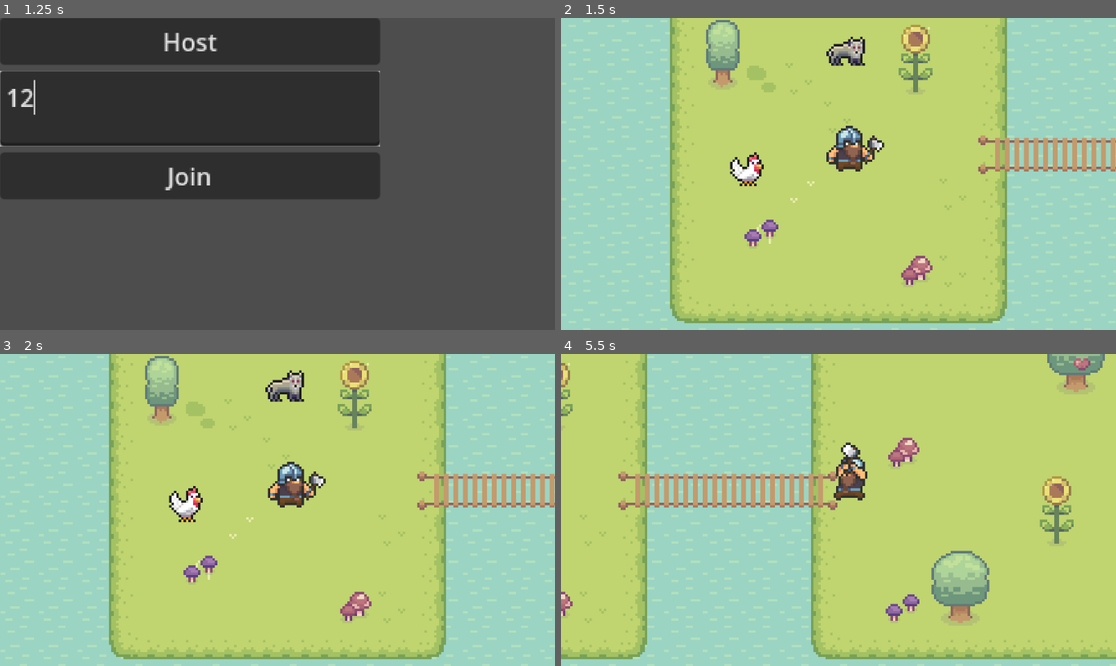
Above: before the commit, frames 1-4 (two rows, left to right).
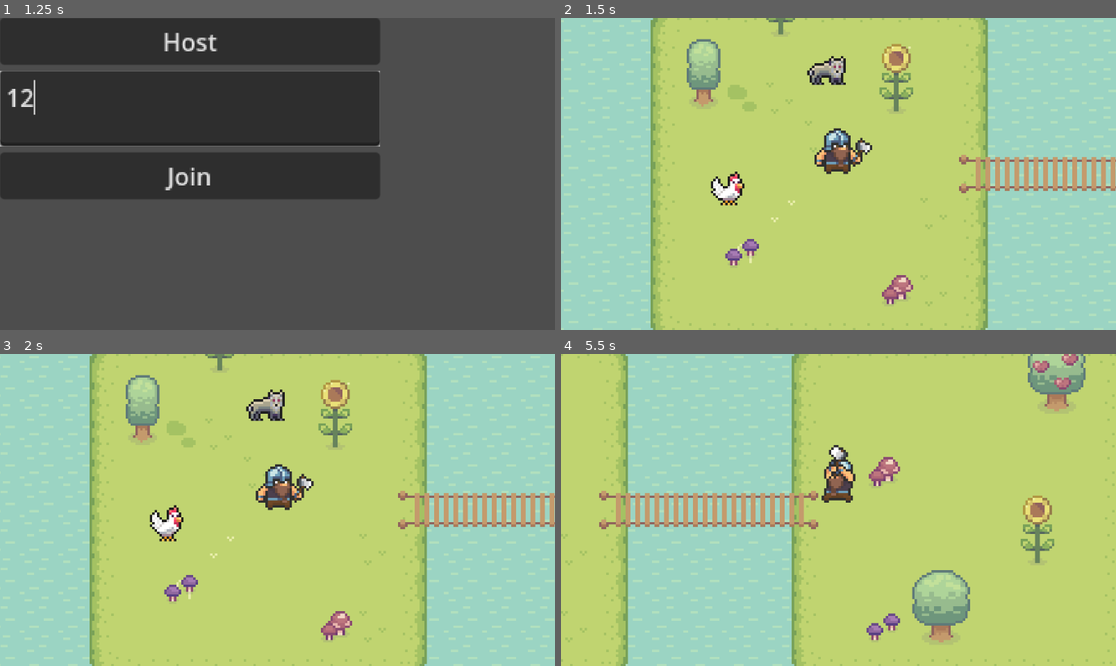
Above: after the commit, the same moments.

Repository: MohammedQureshi/Harvest-Haven
Game: Godot game, scene res://Multiplayer/MultiplayerMenuScene.tscn
Two runs of this game, one before a commit and one after it. Both use one fixed random seed, a clock stepped at 60 frames per second and the inputs below. This scene is started directly instead of the project's main scene.
Inputs (mouse positions are in pixels of both pictures, inside the frame that each line leads up to):
- Up to frame 1 (1.25 s): click (188, 108) at 0.52 s; type "12" at 0.6 s
- Up to frame 2 (1.5 s): click "Host" at 1.25 s
- Up to frame 3 (2 s): no input
- Up to frame 4 (5.5 s): move the mouse to (960, 494) at 2.02 s; press the mouse at (960, 494) at 2.03 s; hold Right (move_right) 2.03-2.78 s; move the mouse to (727, 525) at 2.77 s; release the mouse at (727, 525) at 2.78 s; hold Down (move_down) 2.78-3.53 s; click (727, 525) at 2.85 s; move the mouse to (894, 441) at 3.52 s; press the mouse at (894, 441) at 3.53 s; hold Right (move_right) 3.53-4.28 s; move the mouse to (810, 572) at 4.27 s; release the mouse at (810, 572) at 4.28 s; hold Up (move_up) 4.28-5.03 s; click (810, 572) at 4.35 s; move the mouse to (1005, 556) at 5.02 s; press the mouse at (1005, 556) at 5.03 s; hold Left (move_left) from 5.03 s (still down)

Frame 1 is identical in both runs. In frame 2, 22% of the frame differs, in the area x 16-100%, y 0-100%; in frame 3, 22%; in frame 4, 24%, in the area x 0-100%, y 0-100%.

Commit message:
Add attack

Diff:
--- a/Game/Game.tscn
+++ b/Game/Game.tscn
@@ -457,6 +457,6 @@
 [node name="MultiplayerSpawner" type="MultiplayerSpawner" parent="."]
 _spawnable_scenes = PackedStringArray("res://Multiplayer/MultiplayerPlayer/MultiplayerPlayerScene.tscn")
 spawn_path = NodePath("../Players")
-spawn_limit = 5
+spawn_limit = 15
 
 [node name="Players" type="Node2D" parent="."]
--- a/Multiplayer/MultiplayerPlayer/MultiplayerPlayerScene.tscn
+++ b/Multiplayer/MultiplayerPlayer/MultiplayerPlayerScene.tscn
@@ -15,6 +15,9 @@
 properties/2/path = NodePath(".:custom_velocity")
 properties/2/spawn = true
 properties/2/replication_mode = 1
+properties/3/path = NodePath(".:do_attack")
+properties/3/spawn = true
+properties/3/replication_mode = 1
 
 [sub_resource type="SceneReplicationConfig" id="SceneReplicationConfig_744pf"]
 properties/0/path = NodePath("InputSynchronizer:input_direction")
@@ -267,8 +270,8 @@
 }]
 
 [sub_resource type="CapsuleShape2D" id="CapsuleShape2D_mgn6b"]
-radius = 4.0
-height = 8.0
+radius = 5.0
+height = 16.0
 
 [node name="MultiplayerPlayer" type="CharacterBody2D"]
 script = ExtResource("1_7dyo4")
@@ -282,12 +285,12 @@
 script = ExtResource("2_f3ugv")
 
 [node name="AnimatedSprite2D" type="AnimatedSprite2D" parent="."]
-position = Vector2(5, -16)
+position = Vector2(0, -15)
 sprite_frames = SubResource("SpriteFrames_h7pqq")
 animation = &"attack"
 
 [node name="CollisionShape2D" type="CollisionShape2D" parent="."]
-position = Vector2(0, -4)
+position = Vector2(0, -8)
 shape = SubResource("CapsuleShape2D_mgn6b")
 
 [node name="Camera2D" type="Camera2D" parent="."]
--- a/Multiplayer/MultiplayerPlayer/MultiplayerPlayerScript.gd
+++ b/Multiplayer/MultiplayerPlayer/MultiplayerPlayerScript.gd
@@ -2,7 +2,7 @@
 
 const SPEED = 70.0
 var direction = Vector2.ZERO
-var current_animation = ""
+var do_attack = false
 
 @onready var animated_sprite = $AnimatedSprite2D
 
@@ -30,16 +30,20 @@
 	elif velocity.x < 0:
 		animated_sprite.flip_h = true;
 
-	if current_animation == "attack":
+	if do_attack:
 		animated_sprite.play("attack")
 		await animated_sprite.animation_finished
-		current_animation = ""
-	elif velocity.x == 0 and velocity.y == 0:
+		do_attack = false;
+	elif velocity.x == 0 and velocity.y == 0 and not do_attack:
 		animated_sprite.play("idle")
-	elif velocity.x > 0 or velocity.x < 0:
+	elif velocity.x > 0 or velocity.x < 0 and not do_attack:
 		animated_sprite.play("run-x")
 
 func _apply_movement_from_input(delta):
+
+	#if do_attack:
+		#do_attack = false
+
 	direction = %InputSynchronizer.input_direction
 
 	custom_velocity = direction * SPEED
@@ -52,7 +56,3 @@
 
 	if not multiplayer.is_server() || MultiplayerManager.is_host:
 		_apply_animations(delta)
-
-func _input(event):
-	if event.is_action_pressed("attack"):
-		current_animation = "attack"
--- a/Multiplayer/MultiplayerPlayer/MultiplayerSynchronizer.gd
+++ b/Multiplayer/MultiplayerPlayer/MultiplayerSynchronizer.gd
@@ -1,5 +1,6 @@
 extends MultiplayerSynchronizer
 
+@onready var player = $".."
 var input_direction
 
 # Called when the node enters the scene tree for the first time.
@@ -16,4 +17,10 @@
 
 # Called every frame. 'delta' is the elapsed time since the previous frame.
 func _process(delta):
-	pass
+	if Input.is_action_just_pressed("attack"):
+		attack.rpc()
+
+@rpc("call_local")
+func attack():
+	if multiplayer.is_server():
+		player.do_attack = true
